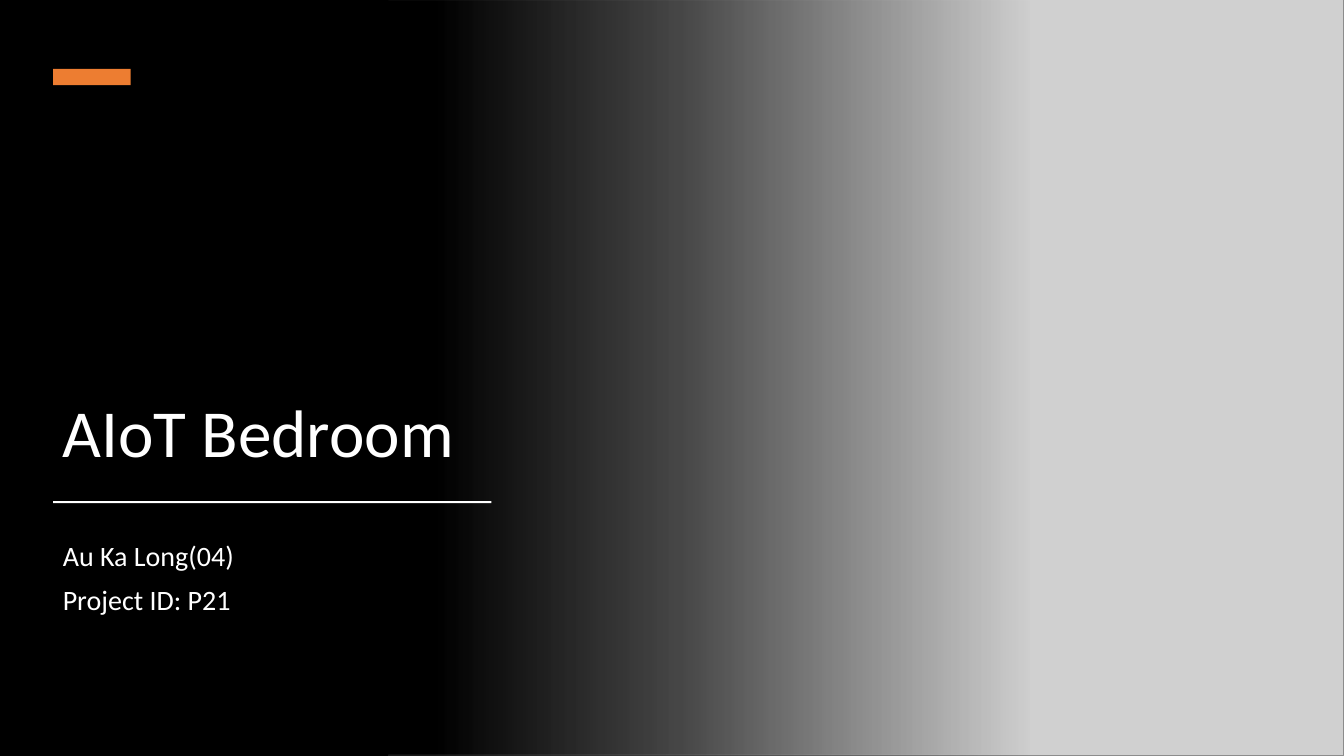
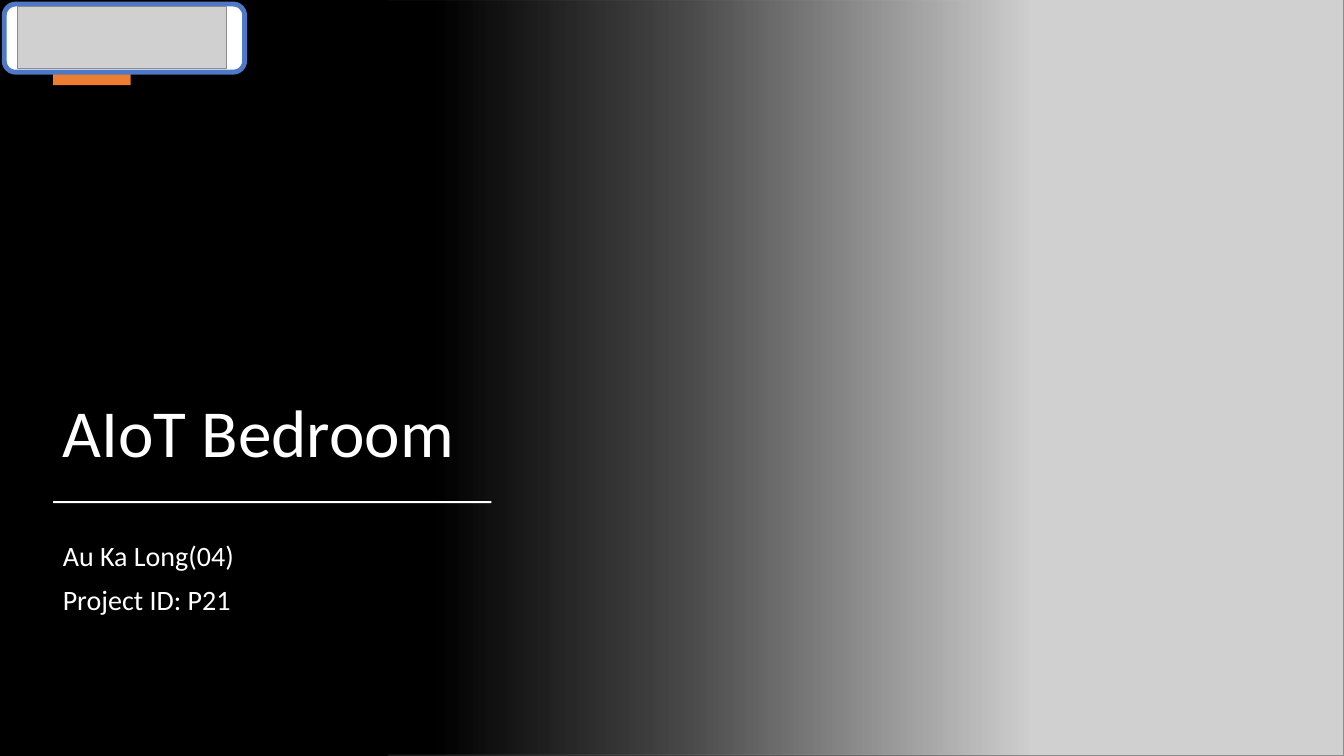
Before and after one commit to smarttommyau/aiot_bedroom, a slide deck: slide 1 of project_documents/P21_pitching_deck_AIoT Bedroom.pptx. Drawn at 1344x756 pixels with LibreOffice and Linux fonts; fonts in the diff are those of the drawing; grey boxes stand for pictures. Boxes give left, top, right and bottom in pixels: in the first picture for what was removed or moved away, otherwise in the second. Text is boxed around its words. In the diff, an @@ line names an element or a change of style, - is before the commit and + after.

Commit message:
logo update version

```diff
--- a/project_documents/P21_pitching_deck_AIoT Bedroom.pptx
+++ b/project_documents/P21_pitching_deck_AIoT Bedroom.pptx
@@ rounded rectangle added at [4,4,245,73], fill #FFFFFF, outline #4D79C7 3.5 pt @@
@@ picture added at [17,7,226,69] @@
```
